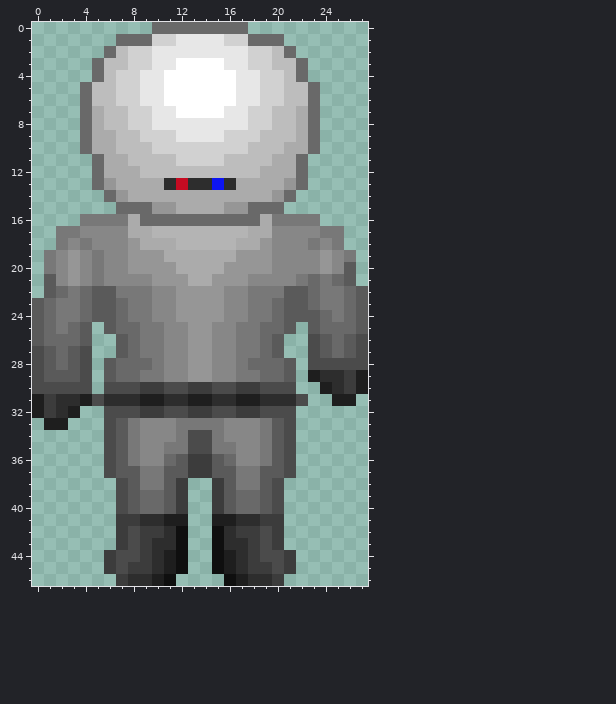
A pixel-art sprite gets an edit: graphics/character/down_collect/1.png. That is the earlier state.
The file is 28x47 pixels. Colours within 5 levels of each other are drawn and written as one.
After:
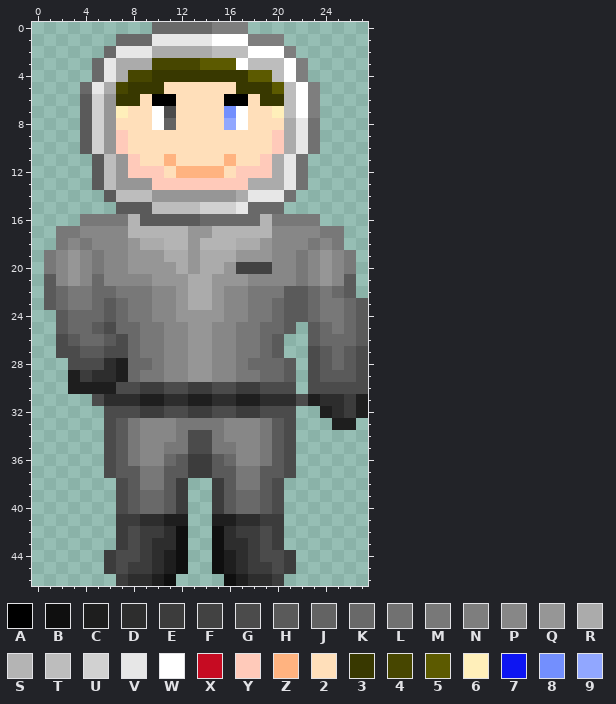
Palette (. is transparent): A #000000  B #0f0f0f  C #1e1e1e  D #2d2d2d  E #3c3c3c  F #424242  G #4b4b4b  H #5a5a5a  J #636363  K #696969  L #717171  M #787878  N #7e7e7e  P #878787  Q #969696  R #ababab  S #b4b4b4  T #bdbdbd  U #d1d1d1  V #e7e7e7  W #ffffff  X #c60b22  Y #ffcaba  Z #ffb380  2 #ffdfba  3 #383800  4 #474600  5 #5c5a00  6 #ffefba  7 #0d15f2  8 #738ffe  9 #91a7ff
Difference:
y 0: x 15..17 KKK -> NNN
y 1: x 10..11 UU -> VV; x 15..20 VUUKKK -> WWWNNN
y 2: x 7..21 TUUVVVVVVVVUUTK -> VVVRRRRRTTTWWWN
y 3: x 6..19 TTUUVVWWWWVVUU -> VRRR4444555WTT; x 21..22 TK -> WN
y 4: x 6..22 TUUVVWWWWWWVVUUTK -> VR443333333355TWN
y 5: x 5..20 TTUUVVWWWWWWVVUU -> VR43332222223335; x 22..23 TK -> WN
y 6: x 4..20 KTTUUVVWWWWWWVVUU -> HUQ332AA2222AA233; x 22..23 TK -> WN
y 7: x 4..20 KRTTUUVVWWWWVVUUT -> HUQ622WG22228W226; x 22..23 RK -> WN
y 8: x 4..23 KRTTUUVVVVVVVVUUTTRK -> HUQ222WJ22229W222RVL
y 9: x 4..23 KRRTTUUUVVVVUUUTTTRK -> HUQY222222222222YRVL
y 10: x 4..20 KRRTTTUUUUUUUUTTT -> HUQY222222222222Y; x 22..23 RK -> VL
y 11: x 5..19 KRRTTTTUUUUTTTT -> HTQY22Z2222Z22Y; x 21..22 RK -> VL
y 12: x 5..19 KRRRTTTTTTTTTTR -> HTQYYY2ZZZZ2YYY; x 21..22 RK -> VL
y 13: x 5..17 KQRRRRDXDD7DR -> HTQQQYYYYYYYY; x 21..22 QK -> VL
y 14: x 6..16 KQRRRRRRRRR -> HTTTQQQQQQQ; x 18..21 RRQK -> VVVL
y 15: x 7..17 KKKQQRRRRQQ -> HHHTTTTUUUV
y 16: x 8..13 RKKKKK -> SHHHHH; x 19 R -> S
y 17: x 8..9 RR -> SS; x 13..14 SS -> QQ; x 18..19 RR -> SS
y 18: x 11 R -> S; x 13 S -> Q
y 19: x 13 R -> Q; x 22 P -> M
y 20: x 13 R -> Q; x 17..19 QQQ -> FFF; x 22 P -> M; x 26 H -> M
y 21: x 5 M -> K; x 23..25 KMK -> PQP
y 22: x 4..6 KHH -> MKK; x 13..14 QQ -> RR; x 25..27 MKH -> KH.
y 23: x 0..2 HKM -> .HK; x 4..5 KH -> MK; x 13..14 QQ -> RR
y 24: x 0..3 HKMM -> ..HK; x 5 H -> K; x 23..24 HK -> KM
y 25: x 0..2 HKM -> ..H; x 4..6 H.H -> KHG; x 25 K -> M
y 26: x 0..7 HKKKH..H -> ..GHKKHG; x 23..24 GH -> HK; x 26..27 HG -> KH
y 27: x 0..7 GHKHG..H -> ..GGHHGG
y 28: x 0..3 GHKH -> ...G; x 5..7 .HK -> GDC; x 24..26 GGG -> HKH
y 29: x 0..7 GHHHG.HK -> ...CEDDC; x 23..27 CDDEC -> GHHHG
y 30: x 0..6 GGGGG.G -> ...CCCC; x 23..27 .CDEC -> GGGGG
y 31: x 0..4 CEDDC -> .....; x 23..27 ..CC. -> CDDEC
y 32: x 0..3 CEDC -> ....; x 24..27 .... -> CDEC
y 33: x 1..2 CC -> ..; x 25..26 .. -> CC
